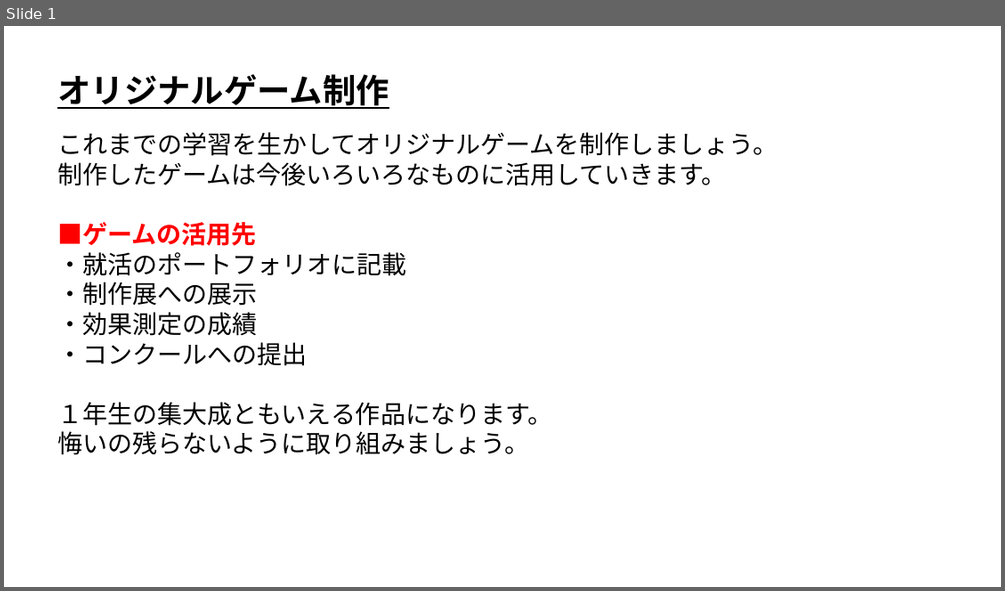
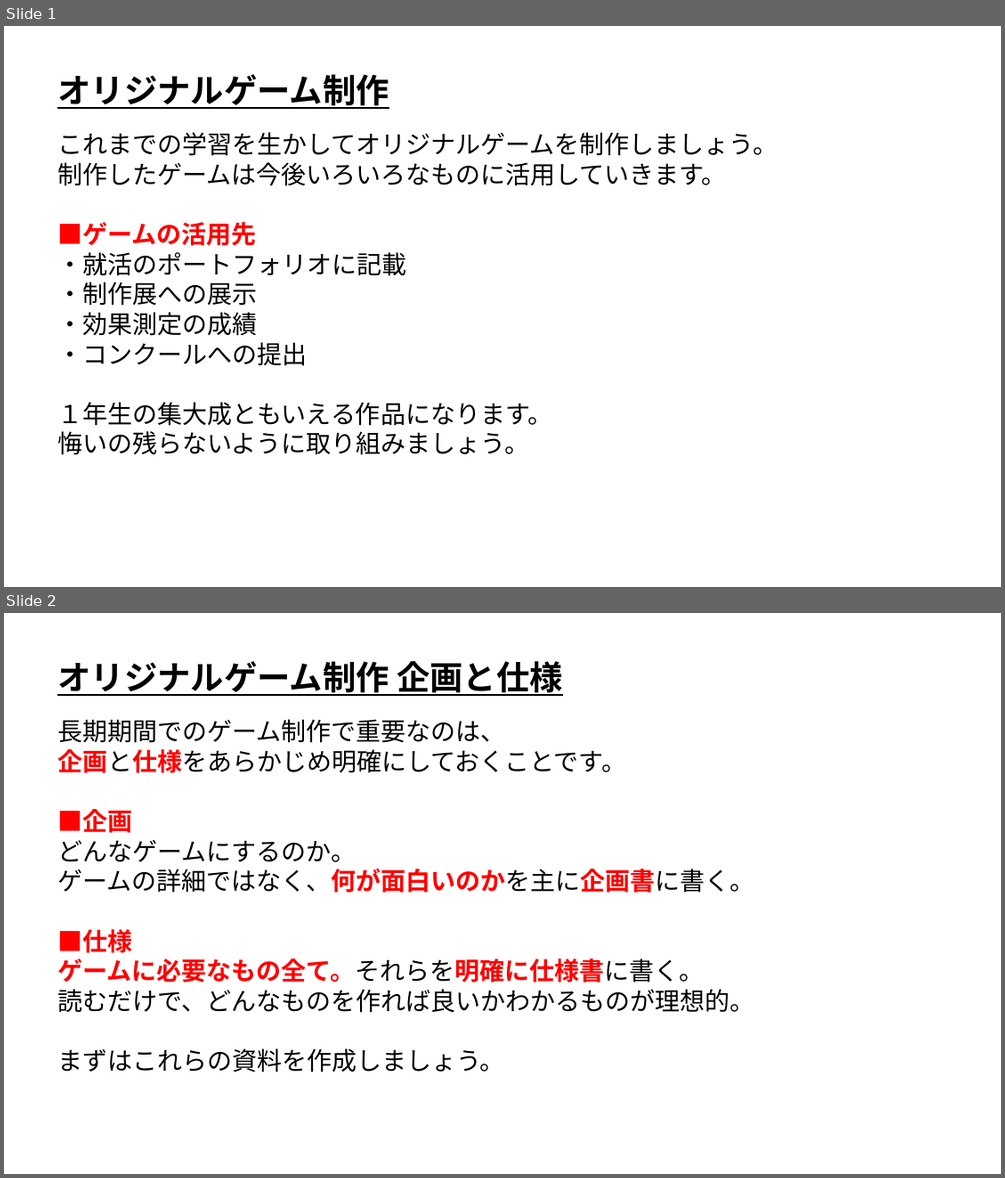
Before and after one commit to ArakiYusuke-Ohara/Textbook, a slide deck: ゲーム科1年/00_前期/ゲームプログラミングⅢ/04_オリジナルゲーム制作.pptx. Shown one above the other, each under a label of ours: slide 1 before the commit, slides 1 and 2 after it. The pictures are 1005x591 and 1005x1178 pixels, drawn with LibreOffice and Linux fonts; fonts in the diff are those of the drawing. Boxes give left, top, right and bottom in pixels: in the first picture for what was removed or moved away, otherwise in the second. Text is boxed around its words. In the diff, an @@ line names an element or a change of style, - is before the commit and + after.

Commit message:
ゲーム制作の企画～作業までの流れ追加

```diff
--- a/ゲーム科1年/00_前期/ゲームプログラミングⅢ/04_オリジナルゲーム制作.pptx
+++ b/ゲーム科1年/00_前期/ゲームプログラミングⅢ/04_オリジナルゲーム制作.pptx
@@ slide 2 added at [4, 613, 1001, 1174], background #FFFFFF @@
@@ text added at [57, 661, 563, 696], 32 pt, text #000000, bold, underline @@
+オリジナルゲーム制作 企画と仕様
@@ text added at [57, 719, 754, 1072], 24 pt, text #000000 @@
+長期期間でのゲーム制作で重要なのは、
+企画と仕様をあらかじめ明確にしておくことです。
+■企画
+どんなゲームにするのか。
+ゲームの詳細ではなく、何が面白いのかを主に企画書に書く。
+■仕様
+ゲームに必要なもの全て。それらを明確に仕様書に書く。
+読むだけで、どんなものを作れば良いかわかるものが理想的。
+まずはこれらの資料を作成しましょう。
```
Also in this commit, not shown: 3 other slides added, 8 other files.
